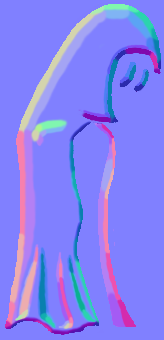
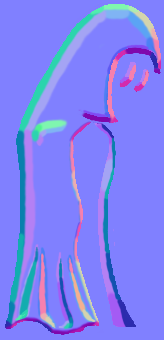
Two versions of the same layered image (164 × 340). Layer-by-layer changes:
painted on "Warstwa 9" over 5, 5, 161, 334
